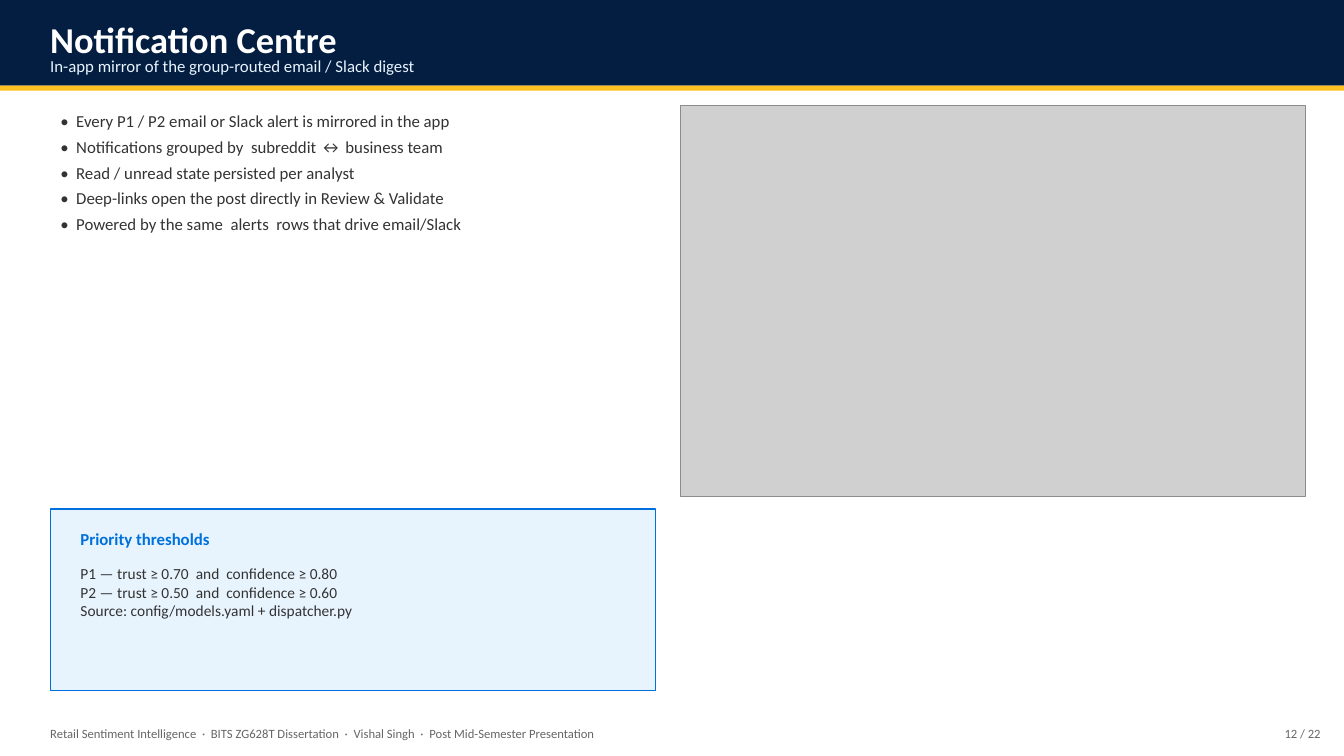
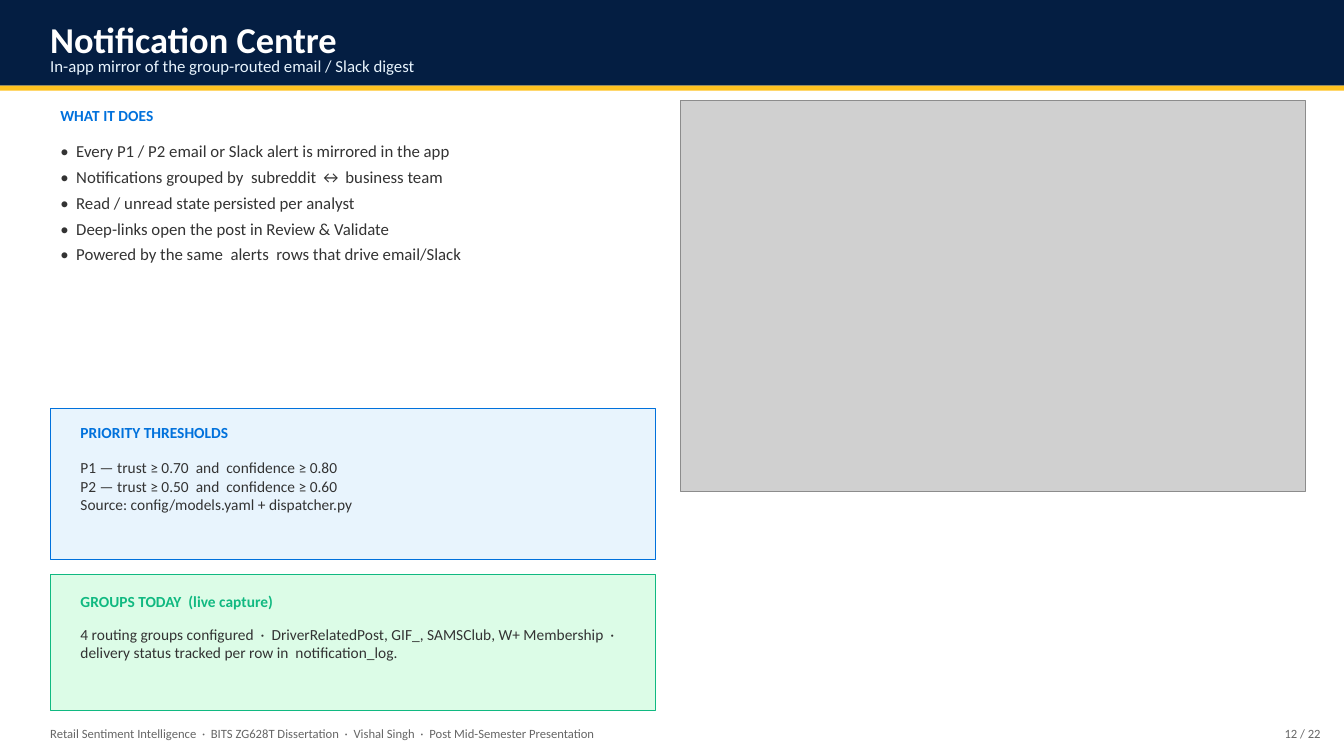
Before and after one commit to vishalvishal099/Retail-Sentiment-Intelligence, a slide deck: slide 12 of docs/Sem_4/FINAL_PRESENTATION_VishalSingh_2020AA05641.pptx. Drawn at 1344x756 pixels with LibreOffice and Linux fonts; fonts in the diff are those of the drawing; grey boxes stand for pictures. Boxes give left, top, right and bottom in pixels: in the first picture for what was removed or moved away, otherwise in the second. Text is boxed around its words. In the diff, an @@ line names an element or a change of style, - is before the commit and + after.

```diff
--- a/docs/Sem_4/FINAL_PRESENTATION_VishalSingh_2020AA05641.pptx
+++ b/docs/Sem_4/FINAL_PRESENTATION_VishalSingh_2020AA05641.pptx
@@ text added at [60, 111, 153, 121], 11 pt, text #0071DC, bold @@
+WHAT IT DOES
@@ picture: place and size @@
-picture at [681, 106, 1306, 497]
+picture at [681, 101, 1306, 492]
@@ text "• Every P1 / P2 ...": place and size @@
-text "• Every P1 / P2 ..." at [76, 115, 461, 233]
+text "• Every P1 / P2 ..." at [76, 145, 461, 263]
@@ text at [76, 223, 389, 238]: text changed @@
-• Deep-links open the post directly in Review & Validate
+• Deep-links open the post in Review & Validate
@@ rectangle: place and size @@
-rectangle at [50, 509, 655, 691]
+rectangle at [50, 408, 655, 560]
@@ text at [80, 428, 228, 438]: text changed; size 12 to 11 pt @@
-Priority thresholds
+PRIORITY THRESHOLDS
@@ text "P1 — trust ≥ 0.70 ...": place and size @@
-text "P1 — trust ≥ 0.70 ..." at [80, 568, 352, 619]
+text "P1 — trust ≥ 0.70 ..." at [80, 462, 352, 513]
@@ rectangle added at [50, 575, 655, 711], fill #DCFCE7, outline #10B981 0.75 pt @@
@@ text added at [80, 595, 273, 610], 11 pt, text #10B981, bold @@
+GROUPS TODAY (live capture)
@@ text added at [80, 629, 603, 661], 11 pt, text #333333 @@
+4 routing groups configured · DriverRelatedPost, GIF_, SAMSClub, W+ Membership · delivery status tracked per row in notification_log.
```
Also in this commit, not shown: 15 other slides changed, 2 other files.
